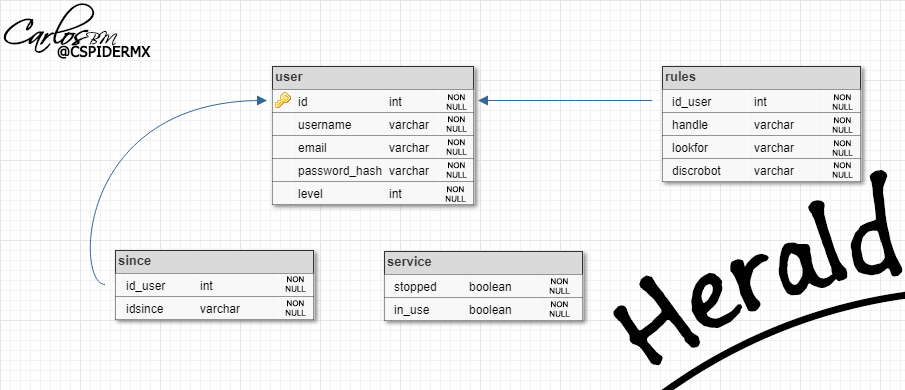
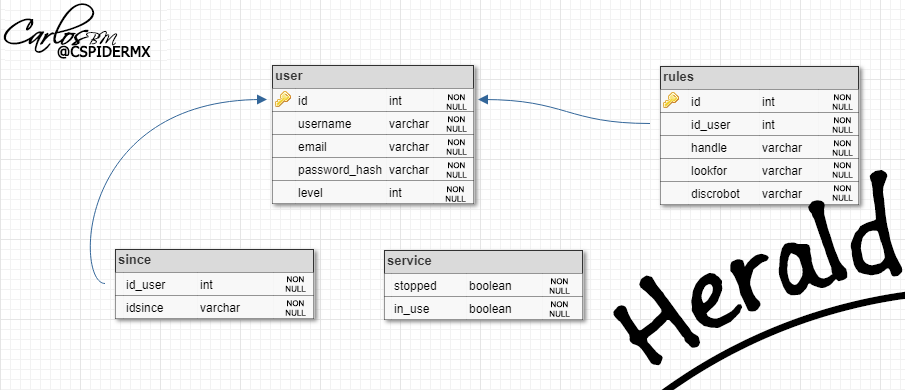
Revision of a layered 905x390 image; what changed, layer by layer:
added layer "NON NULL" (1st of 14, in "Non Null") in group "Non Null" over [left=832, top=185, right=853, bottom=201]
added layer "Layer 3" above "Layer 1" over [left=1, top=0, right=905, bottom=390]
